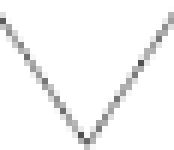
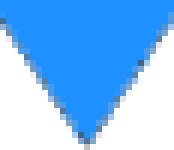
Two versions of the same layered image (174x150). Layer-by-layer changes:
painted on "Layer 2" over [0, 0, 174, 144]
